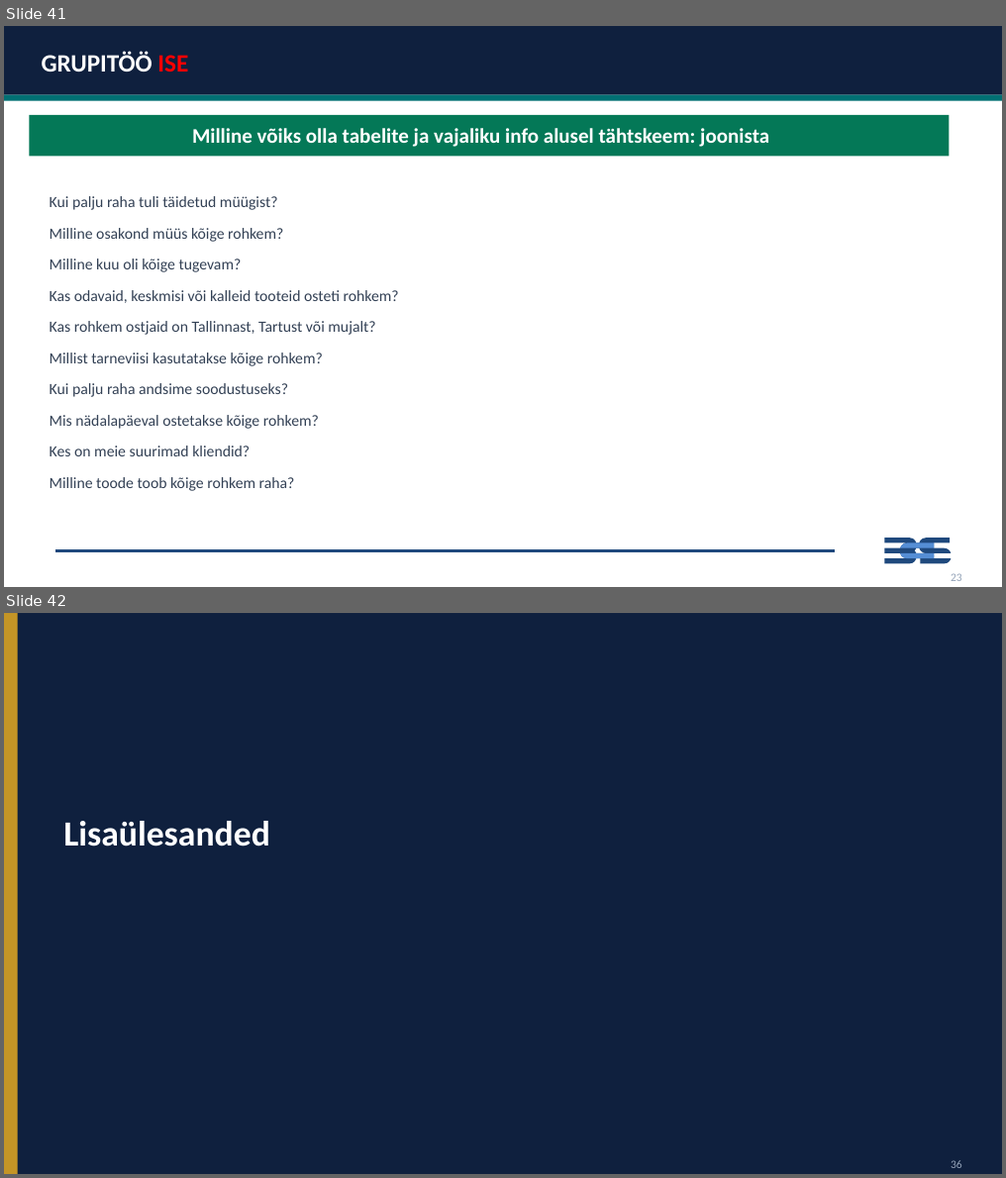
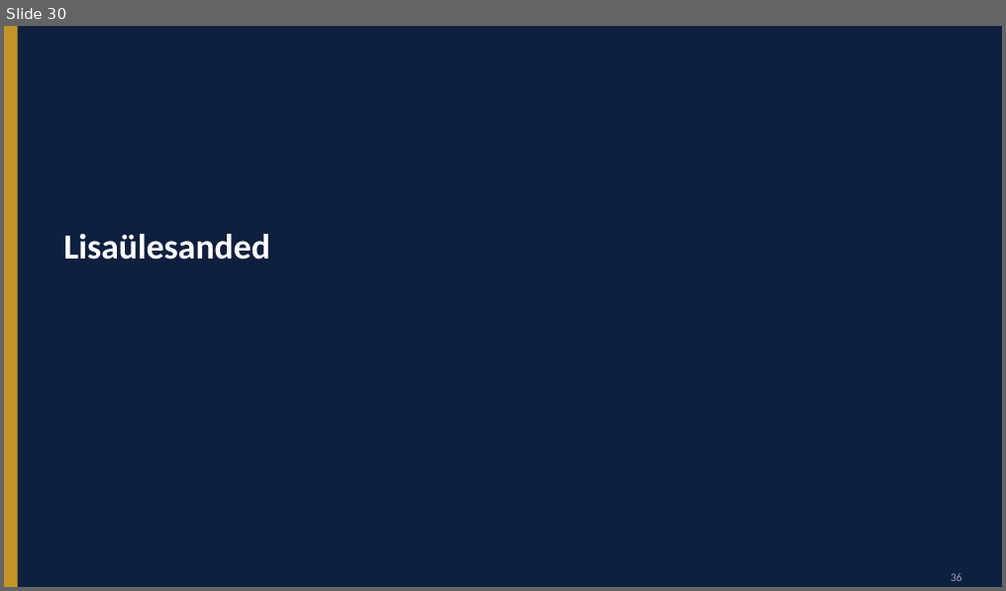
Before and after one commit to emilieabel/andmetarkus, a slide deck: Materjalid/Day8 SQL/8-paev-andmetarkus-esitlus.pptx. Shown one above the other, each under a label of ours: slides 41 and 42 before the commit, slide 30 after it. The pictures are 1006x1178 and 1006x591 pixels, drawn with LibreOffice and Linux fonts; fonts in the diff are those of the drawing. Boxes give left, top, right and bottom in pixels: in the first picture for what was removed or moved away, otherwise in the second. Text is boxed around its words. In the diff, an @@ line names an element or a change of style, - is before the commit and + after.

```diff
--- a/Materjalid/Day8 SQL/8-paev-andmetarkus-esitlus.pptx
+++ b/Materjalid/Day8 SQL/8-paev-andmetarkus-esitlus.pptx
@@ slide 41 removed at <box>4,26,1002,587</box>, background #FFFFFF @@
@@ rectangle removed at <box>4,26,1002,95</box> @@
@@ text removed at <box>42,51,188,72</box> @@
-GRUPITÖÖ ISE
@@ rectangle removed at <box>4,95,1002,101</box> @@
@@ rectangle removed at <box>29,115,948,157</box> @@
@@ text removed at <box>192,128,769,147</box> @@
-Milline võiks olla tabelite ja vajaliku info alusel tähtskeem: joonista
@@ rounded rectangle removed at <box>34,165,498,543</box> @@
@@ text removed at <box>50,196,399,491</box> @@
-Kui palju raha tuli täidetud müügist?
-Milline osakond müüs kõige rohkem?
-Milline kuu oli kõige tugevam?
-Kas odavaid, keskmisi või kalleid tooteid osteti rohkem?
-Kas rohkem ostjaid on Tallinnast, Tartust või mujalt?
-Millist tarneviisi kasutatakse kõige rohkem?
-Kui palju raha andsime soodustuseks?
-Mis nädalapäeval ostetakse kõige rohkem?
-Kes on meie suurimad kliendid?
-Milline toode toob kõige rohkem raha?
@@ line removed from (54, 552) to (835, 552) @@
@@ freeform shape removed at <box>885,538,951,565</box> @@
@@ freeform shape removed at <box>901,544,935,559</box> @@
@@ text removed at <box>950,573,962,581</box> @@
-23
@@ what was slide 42 is now slide 30 @@
```
Also in this commit, not shown: 1 slide changed, 12 other slides removed, 11 other files.
